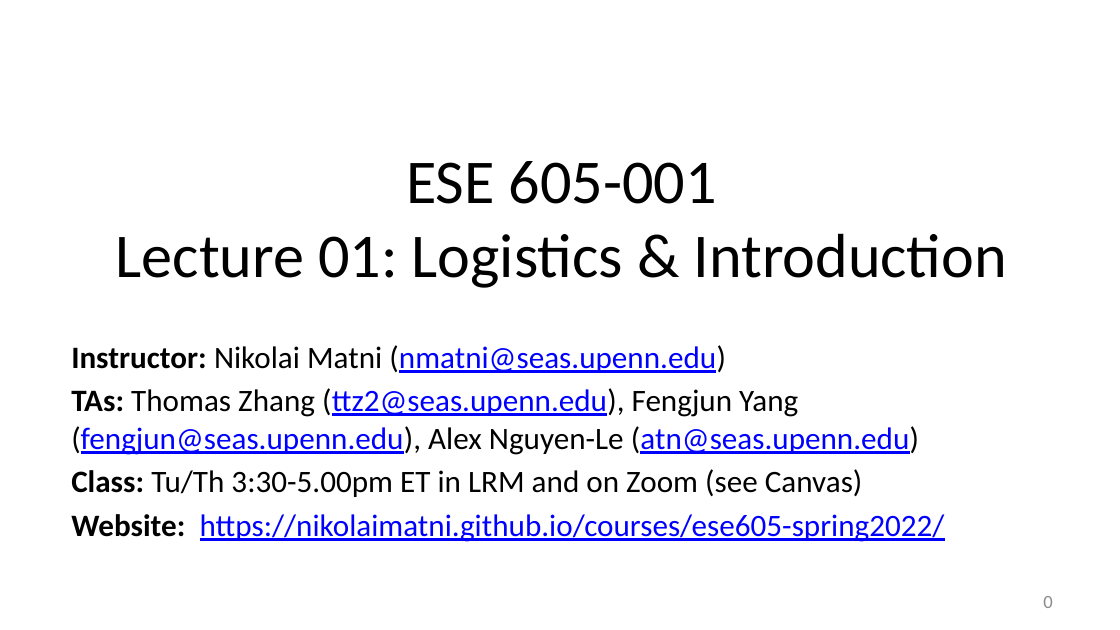
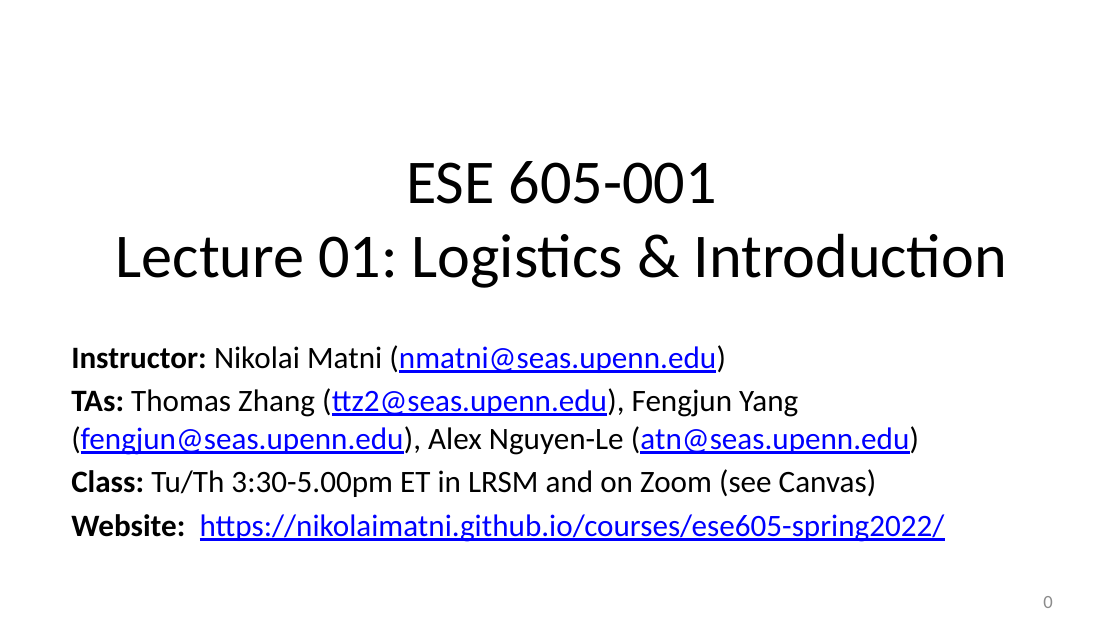
Before and after one commit to nikolaimatni/nikolaimatni.github.io, a slide deck: slide 1 of courses/ese605-spring2022/lecture-slides/logistics.pptx. Drawn at 1120x630 pixels with LibreOffice and Linux fonts; fonts in the diff are those of the drawing. Boxes give left, top, right and bottom in pixels: in the first picture for what was removed or moved away, otherwise in the second. Text is boxed around its words. In the diff, an @@ line names an element or a change of style, - is before the commit and + after.

Commit message:
LRSM fix

```diff
--- a/courses/ese605-spring2022/lecture-slides/logistics.pptx
+++ b/courses/ese605-spring2022/lecture-slides/logistics.pptx
@@ subtitle at <box>71,469,877,497</box>: text changed @@
-Class: Tu/Th 3:30-5.00pm ET in LRM and on Zoom (see Canvas)
+Class: Tu/Th 3:30-5.00pm ET in LRSM and on Zoom (see Canvas)
```
Also in this commit, not shown: 4 other files.
